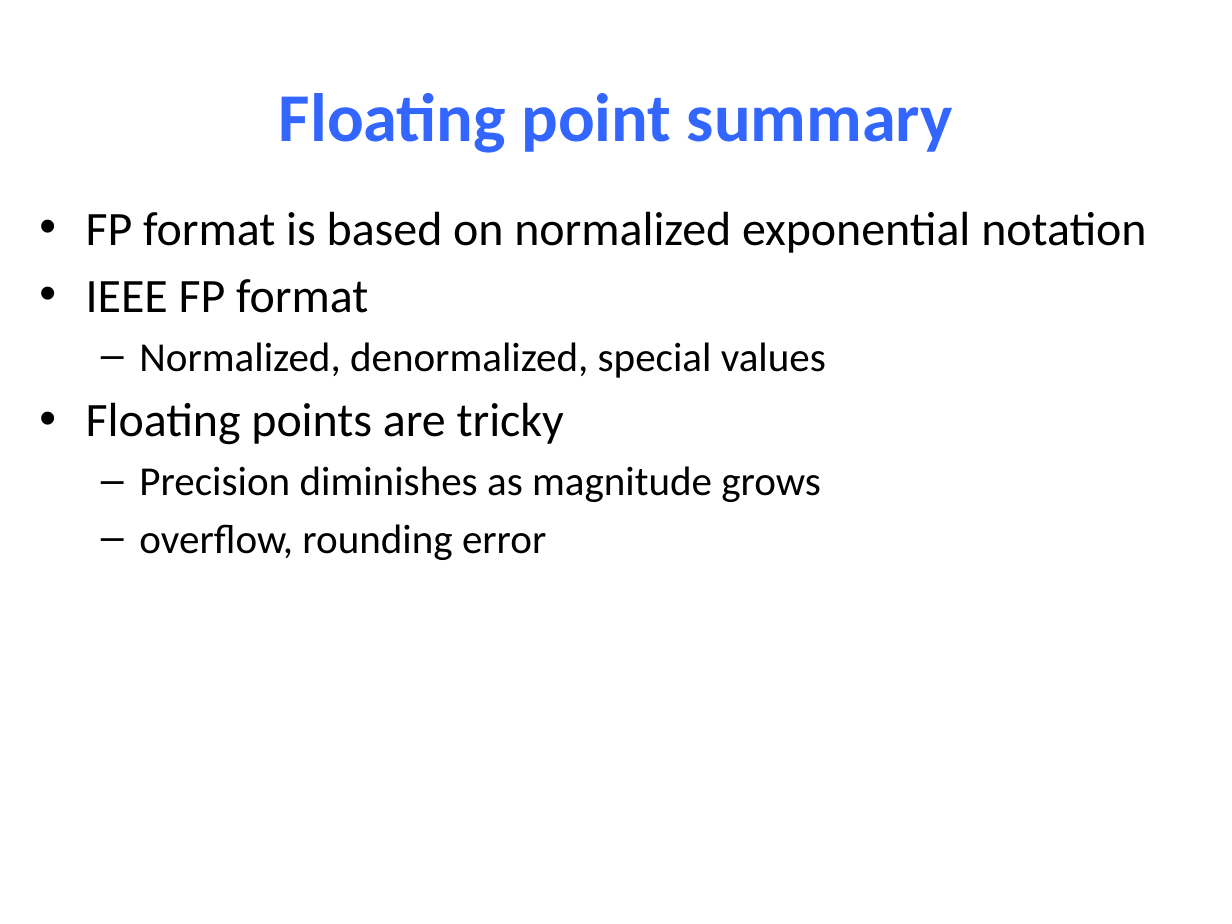
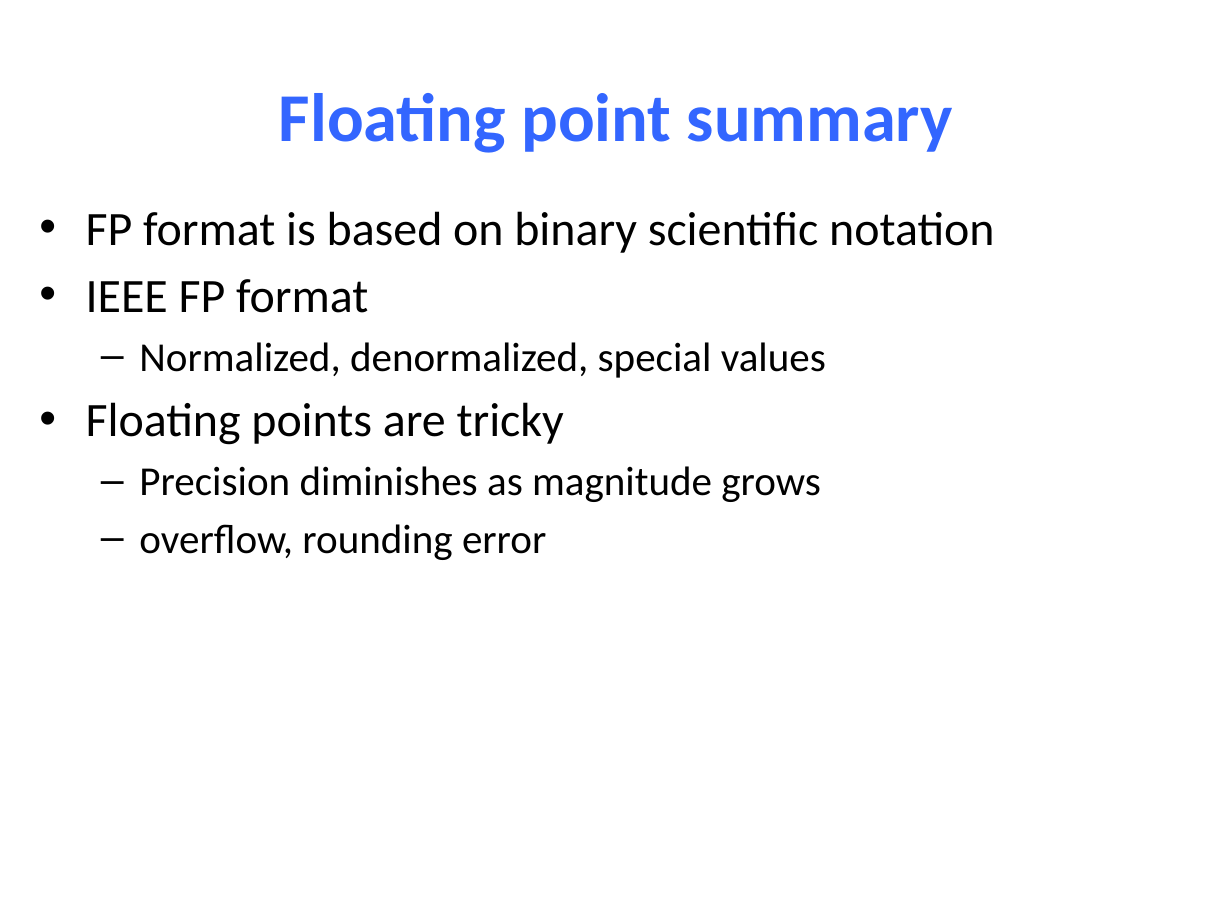
Before and after one commit to NYU-CSO/nyu-cso.github.io, a slide deck: slide 48 of notes/03-floats.pptx (slide 63 before the commit). Drawn at 1232x924 pixels with LibreOffice and Linux fonts; fonts in the diff are those of the drawing. Boxes give left, top, right and bottom in pixels: in the first picture for what was removed or moved away, otherwise in the second. Text is boxed around its words. In the diff, an @@ line names an element or a change of style, - is before the commit and + after.

```diff
--- a/notes/03-floats.pptx
+++ b/notes/03-floats.pptx
@@ text at <box>86,211,994,253</box>: text changed @@
-• FP format is based on normalized exponential notation
+• FP format is based on binary scientific notation
```
Also in this commit, not shown: 21 other slides changed, 5 slides added, 20 slides removed, 1 other file.
